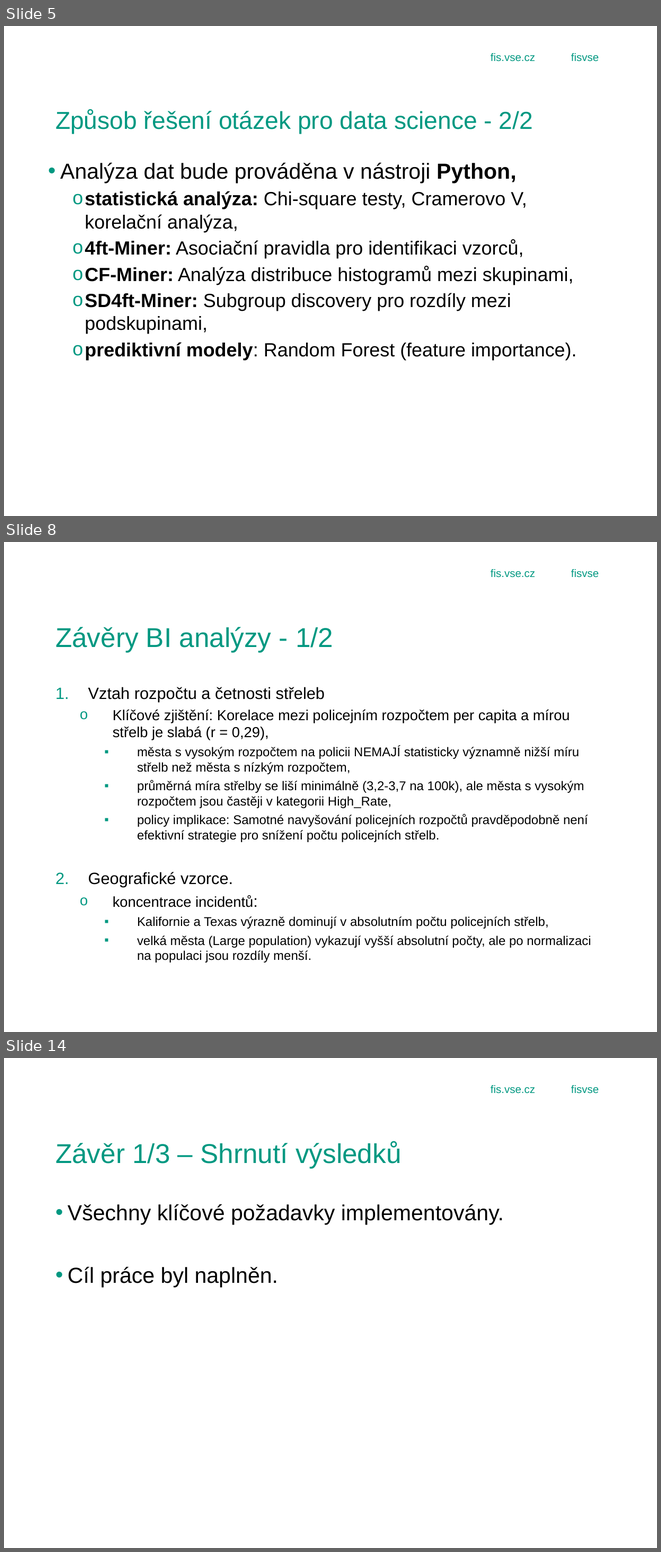
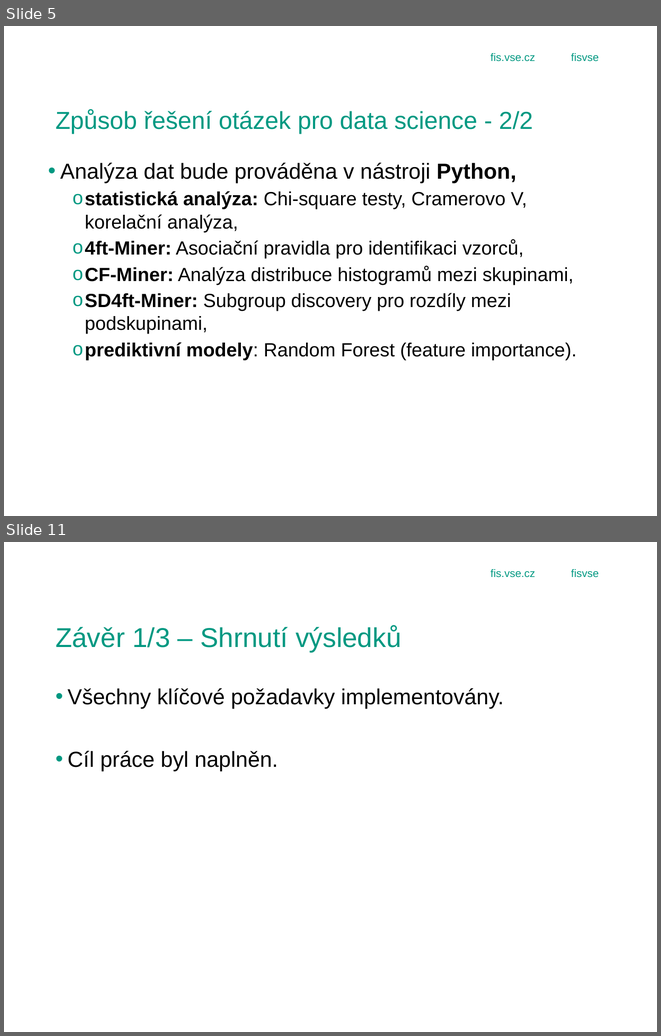
Before and after one commit to Bebicek/4IZ503_gajj02, a slide deck: obhajoba_prezentace.pptx. Shown one above the other, each under a label of ours: slides 5, 8 and 14 before the commit, slides 5 and 11 after it; the slides between them are not shown. The pictures are 661x1552 and 661x1036 pixels, drawn with LibreOffice and Linux fonts; fonts in the diff are those of the drawing; background and template pictures are left out. Boxes give left, top, right and bottom in pixels: in the first picture for what was removed or moved away, otherwise in the second. Text is boxed around its words. In the diff, an @@ line names an element or a change of style, - is before the commit and + after.

```diff
--- a/obhajoba_prezentace.pptx
+++ b/obhajoba_prezentace.pptx
@@ slide 8 removed at [4,542,657,1032], background picture (left out); not listed: 3 template elements that a slide beside it also shows @@
@@ title removed at [55,627,333,652] @@
-Závěry BI analýzy - 1/2
@@ text removed at [88,687,591,962] @@
-1. Vztah rozpočtu a četnosti střeleb
-  o Klíčové zjištění: Korelace mezi policejním rozpočtem per capita a mírou střelb je slabá (r = 0,29),
-    ▪ města s vysokým rozpočtem na policii NEMAJÍ statisticky významně nižší míru střelb než města s nízkým rozpočtem,
-    ▪ průměrná míra střelby se liší minimálně (3,2-3,7 na 100k), ale města s vysokým rozpočtem jsou častěji v kategorii High_Rate,
-    ▪ policy implikace: Samotné navyšování policejních rozpočtů pravděpodobně není efektivní strategie pro snížení počtu policejních střelb.
-2. Geografické vzorce.
-  o koncentrace incidentů:
-    ▪ Kalifornie a Texas výrazně dominují v absolutním počtu policejních střelb,
-    ▪ velká města (Large population) vykazují vyšší absolutní počty, ale po normalizaci na populaci jsou rozdíly menší.
@@ what was slide 14 is now slide 11 @@
```
Also in this commit, not shown: 7 slides changed, 1 slide added, 3 other slides removed.
